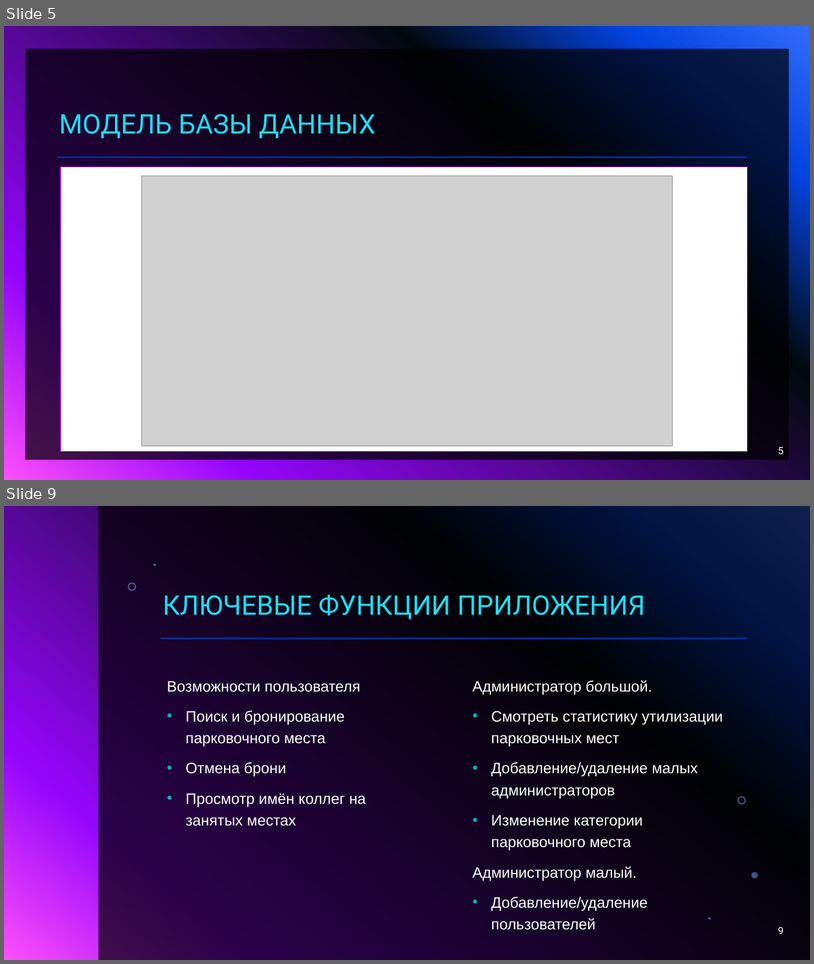
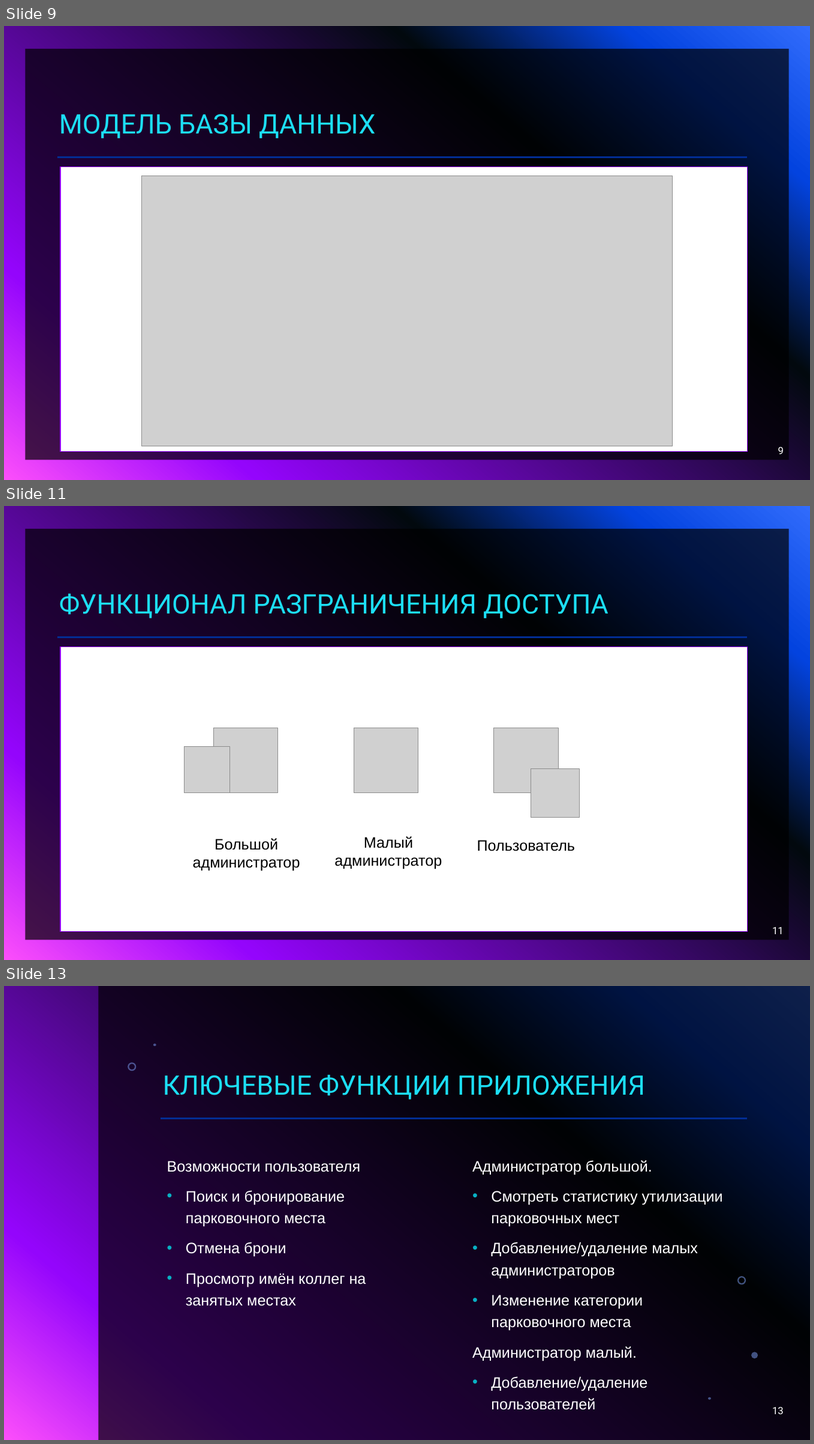
Before and after one commit to KrivoSoft/Parcot, a slide deck: Презентация Parcot.pptx. Shown one above the other, each under a label of ours: slides 5 and 9 before the commit, slides 9, 11 and 13 after it; the slides between them are not shown. The pictures are 814x964 and 814x1444 pixels, drawn with LibreOffice and Linux fonts; fonts in the diff are those of the drawing; grey boxes stand for pictures; background and template pictures are left out. Boxes give left, top, right and bottom in pixels: in the first picture for what was removed or moved away, otherwise in the second. Text is boxed around its words. In the diff, an @@ line names an element or a change of style, - is before the commit and + after.

```diff
--- a/Презентация Parcot.pptx
+++ b/Презентация Parcot.pptx
@@ slide 11 added at (x1=4, y1=506, x2=810, y2=960), background gradient #316CFC to #0343DF to #02090E to #9405FC to #FC4EFB; not listed: 3 template elements that a slide beside it also shows @@
@@ title added at (x1=59, y1=594, x2=609, y2=618), 32 pt, text #1CDFF5 @@
+ФУНКЦИОНАЛ РАЗГРАНИЧЕНИЯ ДОСТУПА
@@ rectangle added at (x1=60, y1=647, x2=747, y2=931), fill #FFFFFF, outline #9405FC 1 pt @@
@@ picture added at (x1=214, y1=728, x2=279, y2=793) @@
@@ picture added at (x1=354, y1=728, x2=419, y2=793) @@
@@ picture added at (x1=494, y1=728, x2=559, y2=793) @@
@@ picture added at (x1=184, y1=747, x2=230, y2=793) @@
@@ picture added at (x1=531, y1=769, x2=580, y2=817) @@
@@ text added at (x1=193, y1=838, x2=300, y2=871), 18 pt, text #000000 @@
+Большой администратор
@@ text added at (x1=335, y1=836, x2=442, y2=868), 18 pt, text #000000 @@
+Малый администратор
@@ text added at (x1=477, y1=840, x2=575, y2=851), 18 pt, text #000000 @@
+Пользователь
@@ page number added at (x1=773, y1=927, x2=784, y2=934), 12 pt, text #FFFFFF @@
+11
@@ what was slide 5 is now slide 9 @@
@@ page number at (x1=779, y1=447, x2=784, y2=454): text changed @@
-5
+9
@@ what was slide 9 is now slide 13 @@
@@ page number at (x1=773, y1=1407, x2=784, y2=1414): text changed @@
-9
+13
```
Also in this commit, not shown: 3 slides changed, 6 other slides added, 3 slides removed.
